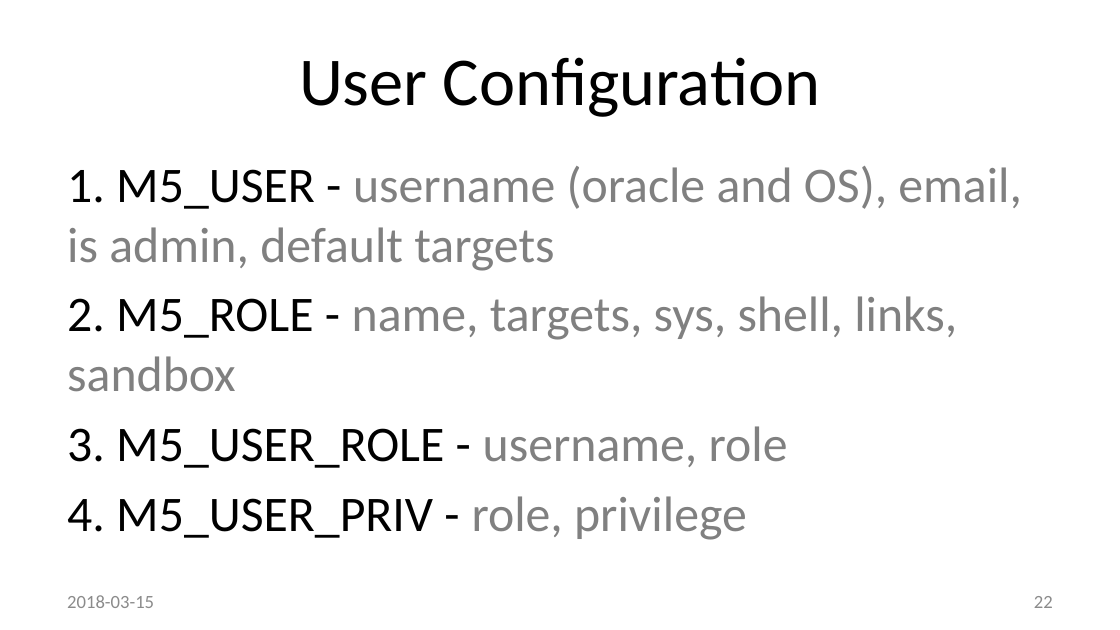
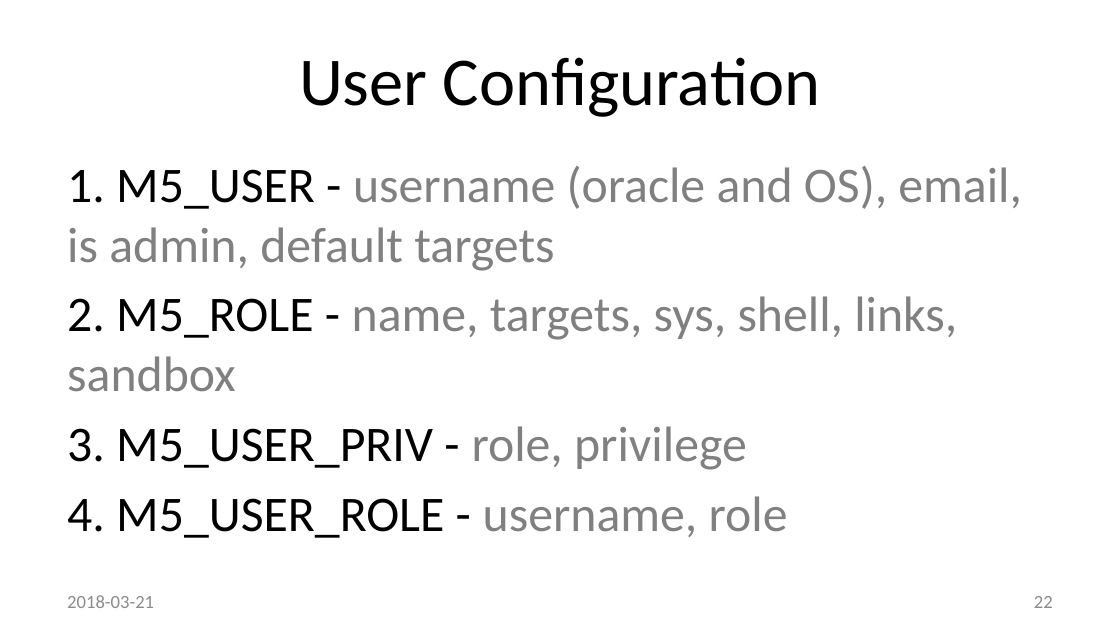
Before and after one commit to method5/method5.github.io, a slide deck: slide 22 of presentations/Method5.pptx. Drawn at 1120x630 pixels with LibreOffice and Linux fonts; fonts in the diff are those of the drawing; background and template pictures are left out. Boxes give left, top, right and bottom in pixels: in the first picture for what was removed or moved away, otherwise in the second. Text is boxed around its words. In the diff, an @@ line names an element or a change of style, - is before the commit and + after.

```diff
--- a/presentations/Method5.pptx
+++ b/presentations/Method5.pptx
@@ text at bbox=[67, 426, 788, 538]: text changed @@
-3. M5_USER_ROLE - username, role
-4. M5_USER_PRIV - role, privilege
+3. M5_USER_PRIV - role, privilege
+4. M5_USER_ROLE - username, role
@@ text at bbox=[67, 595, 154, 608]: text changed @@
-2018-03-15
+2018-03-21
```
Also in this commit, not shown: 24 other slides changed.
